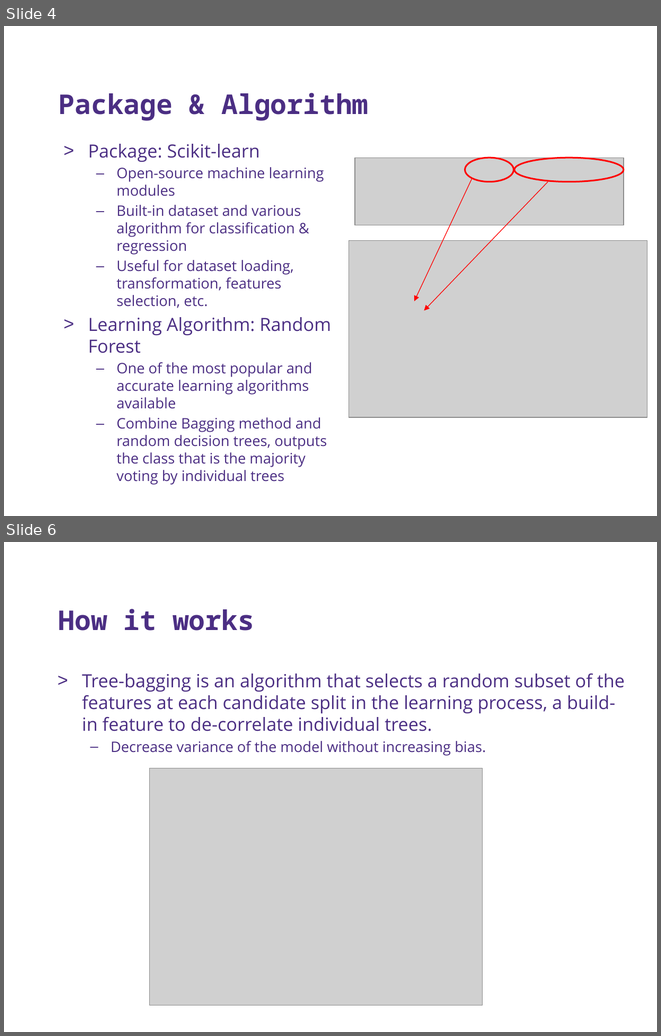
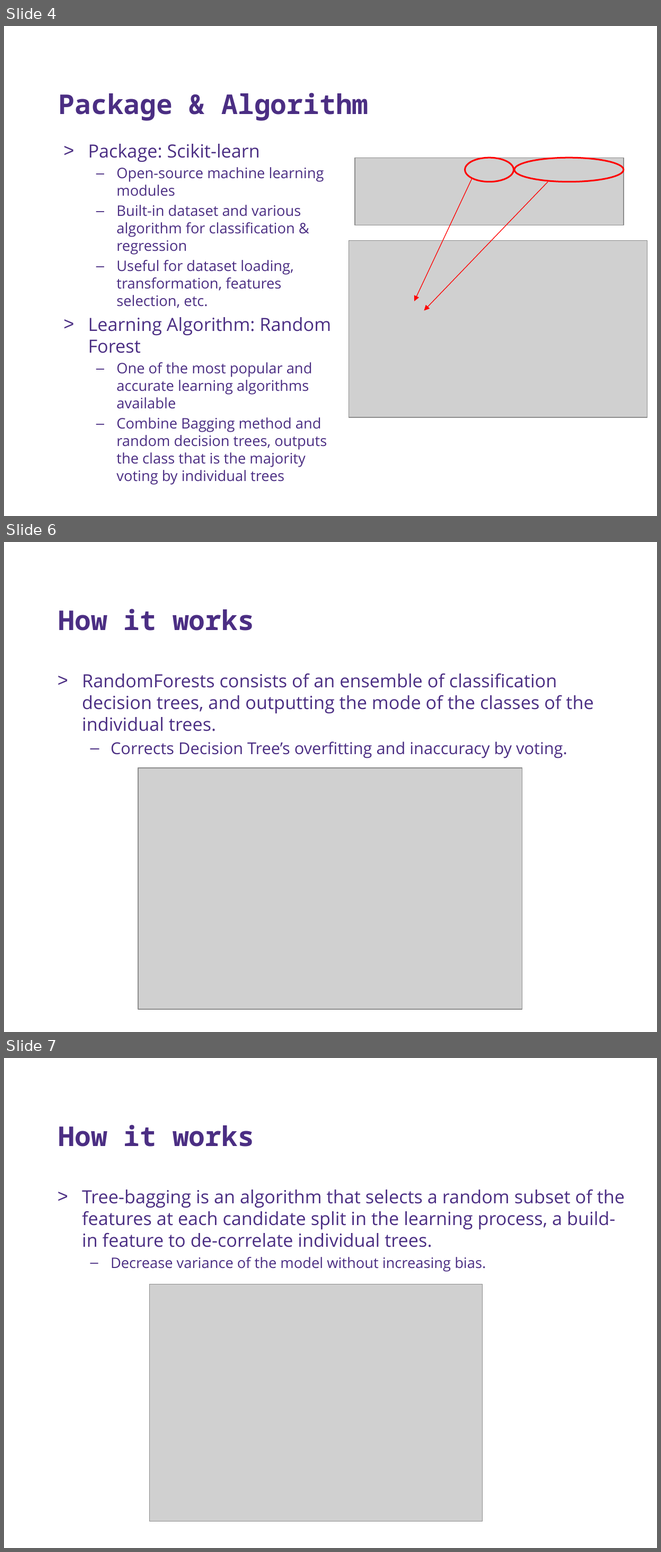
Before and after one commit to tydpan/EASE-Project, a slide deck: Project_Goal/DIRECT_Project_EASE_Tech_Review.pptx. Shown one above the other, each under a label of ours: slides 4 and 6 before the commit, slides 4, 6 and 7 after it; the slides between them are not shown. The pictures are 661x1036 and 661x1552 pixels, drawn with LibreOffice and Linux fonts; fonts in the diff are those of the drawing; grey boxes stand for pictures; background and template pictures are left out. Boxes give left, top, right and bottom in pixels: in the first picture for what was removed or moved away, otherwise in the second. Text is boxed around its words. In the diff, an @@ line names an element or a change of style, - is before the commit and + after.

Commit message:
dec tree

```diff
--- a/Project_Goal/DIRECT_Project_EASE_Tech_Review.pptx
+++ b/Project_Goal/DIRECT_Project_EASE_Tech_Review.pptx
@@ slide 6 added at [4,542,657,1032], background #FFFFFF @@
@@ text added at [59,609,254,631], 30 pt, text #4B2E83, bold @@
+How it works
@@ text added at [82,673,593,758], 20 pt, text #4B2E83 @@
+> RandomForests consists of an ensemble of classification decision trees, and outputting the mode of the classes of the individual trees.
+  – Corrects Decision Tree’s overfitting and inaccuracy by voting.
@@ picture added at [138,768,522,1009] @@
@@ what was slide 6 is now slide 7 @@
```
Also in this commit, not shown: 1 slide changed.
